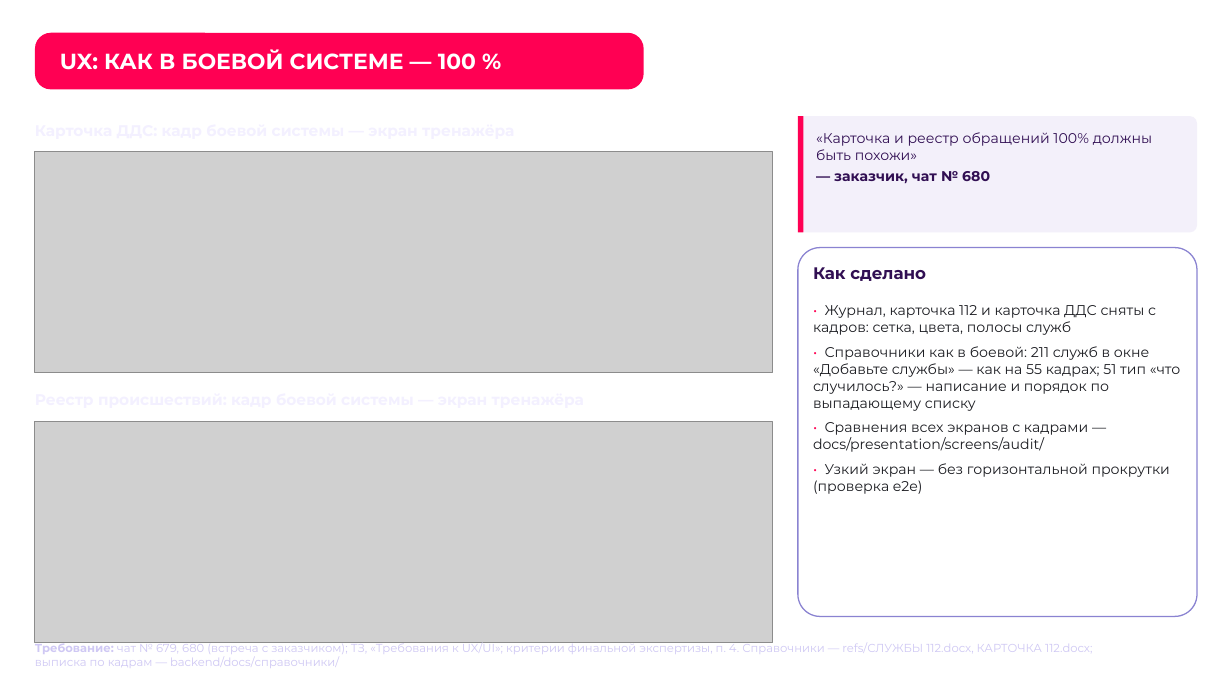
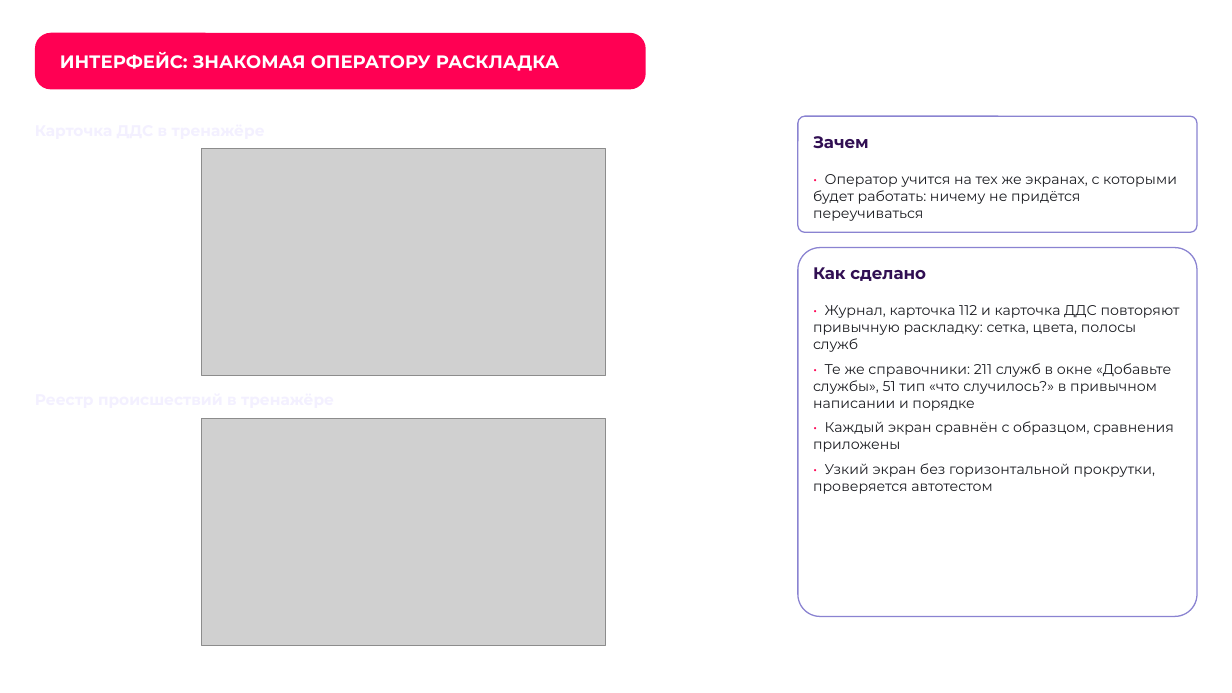
Before and after one commit to Den4ikAI/arm112-trainer_final, a slide deck: slide 8 of docs/презентация.pptx. Drawn at 1232x693 pixels with LibreOffice and Linux fonts; fonts in the diff are those of the drawing; grey boxes stand for pictures; background and template pictures are left out. Boxes give left, top, right and bottom in pixels: in the first picture for what was removed or moved away, otherwise in the second. Text is boxed around its words. In the diff, an @@ line names an element or a change of style, - is before the commit and + after.

```diff
--- a/docs/презентация.pptx
+++ b/docs/презентация.pptx
@@ text in rounded rectangle at <box>60,52,559,71</box>: text changed; size 17 to 14 pt @@
-UX: КАК В БОЕВОЙ СИСТЕМЕ — 100 %
+ИНТЕРФЕЙС: ЗНАКОМАЯ ОПЕРАТОРУ РАСКЛАДКА
@@ text at <box>35,116,773,147</box>: text changed @@
-Карточка ДДС: кадр боевой системы — экран тренажёра
+Карточка ДДС в тренажёре
@@ rounded rectangle at <box>799,116,1198,233</box>: fill #F3F0FA to #FFFFFF; outline none to #8A83D1 1 pt @@
@@ rectangle removed at <box>799,116,804,233</box> @@
@@ picture: place and size @@
-picture at <box>35,152,773,372</box>
+picture at <box>201,149,605,376</box>
@@ text added at <box>813,136,869,148</box>, 13 pt, text #310F53, bold @@
+Зачем
@@ text at <box>813,174,1177,221</box>: text changed; text colour #310F53 to #1C1D22 @@
-«Карточка и реестр обращений 100% должны быть похожи»
-— заказчик, чат № 680
+• Оператор учится на тех же экранах, с которыми будет работать: ничему не придётся переучиваться
@@ text at <box>813,305,1180,494</box>: text changed @@
-• Журнал, карточка 112 и карточка ДДС сняты с кадров: сетка, цвета, полосы служб
-• Справочники как в боевой: 211 служб в окне «Добавьте службы» — как на 55 кадрах; 51 тип «что случилось?» — написание и порядок по выпадающему списку
-• Сравнения всех экранов с кадрами — docs/presentation/screens/audit/
-• Узкий экран — без горизонтальной прокрутки (проверка e2e)
+• Журнал, карточка 112 и карточка ДДС повторяют привычную раскладку: сетка, цвета, полосы служб
+• Те же справочники: 211 служб в окне «Добавьте службы», 51 тип «что случилось?» в привычном написании и порядке
+• Каждый экран сравнён с образцом, сравнения приложены
+• Узкий экран без горизонтальной прокрутки, проверяется автотестом
@@ text at <box>35,386,773,417</box>: text changed @@
-Реестр происшествий: кадр боевой системы — экран тренажёра
+Реестр происшествий в тренажёре
@@ picture: place and size @@
-picture at <box>35,421,773,642</box>
+picture at <box>201,419,605,646</box>
@@ text removed at <box>35,641,1092,668</box> @@
-Требование: чат № 679, 680 (встреча с заказчиком); ТЗ, «Требования к UX/UI»; критерии финальной экспертизы, п. 4. Справочники — refs/СЛУЖБЫ 112.docx, КАРТОЧКА 112.docx; выписка по кадрам — backend/docs/справочники/
```
Also in this commit, not shown: 25 other slides changed, 6 other files.
